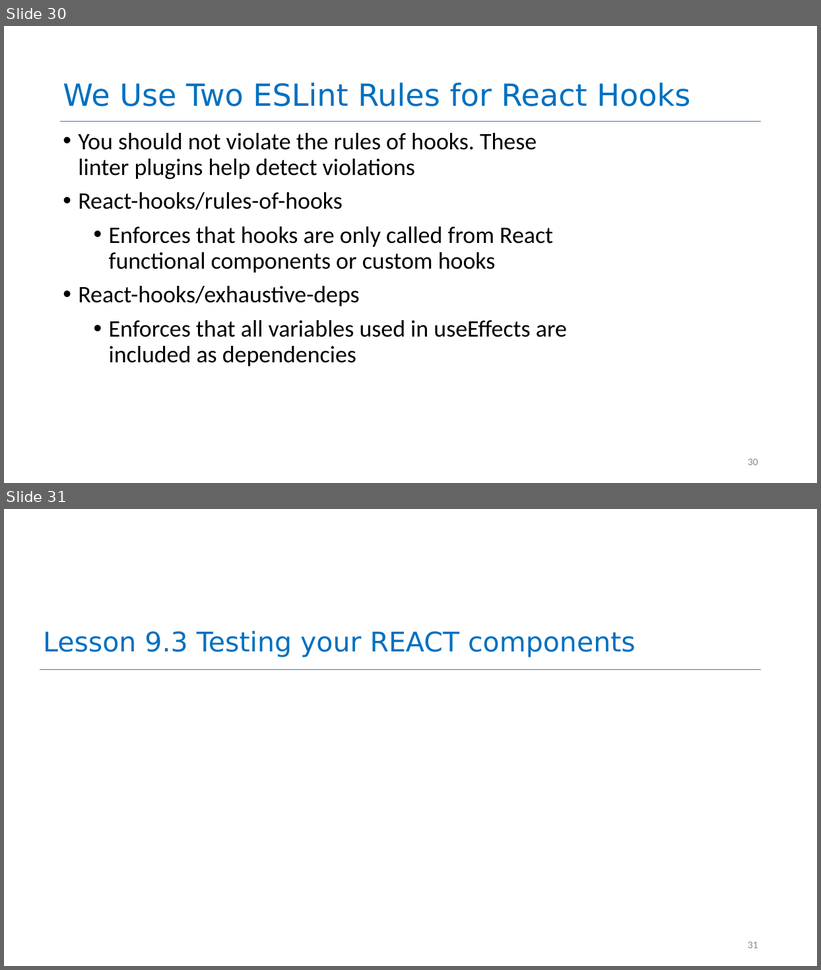
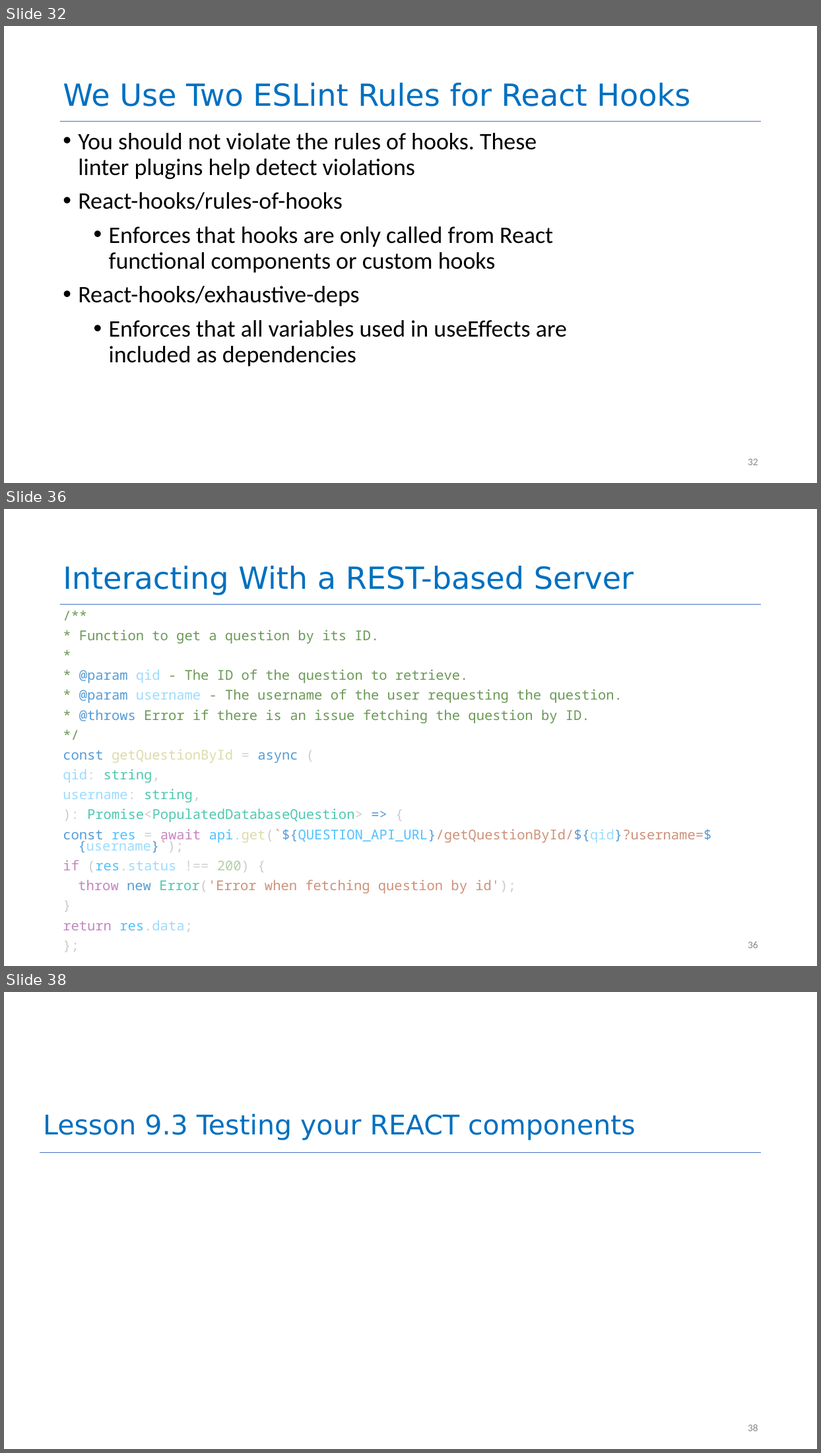
Before and after one commit to yashburshe/CS4530-Fall-2025, a slide deck: Slides/Module 09 React Hooks.pptx. Shown one above the other, each under a label of ours: slides 30 and 31 before the commit, slides 32, 36 and 38 after it; the slides between them are not shown. The pictures are 821x970 and 821x1453 pixels, drawn with LibreOffice and Linux fonts; fonts in the diff are those of the drawing. Boxes give left, top, right and bottom in pixels: in the first picture for what was removed or moved away, otherwise in the second. Text is boxed around its words. In the diff, an @@ line names an element or a change of style, - is before the commit and + after.

```diff
--- a/Slides/Module 09 React Hooks.pptx
+++ b/Slides/Module 09 React Hooks.pptx
@@ slide 36 added at (4,509,817,966), background #FFFFFF; not listed: 1 template element that a slide beside it also shows @@
@@ title added at (63,566,634,595), 36 pt, text #0070C0 @@
+Interacting With a REST-based Server
@@ text added at (63,630,712,933), 16 pt, text #6A9955 @@
+/**
+* Function to get a question by its ID.
+*
+* @param qid - The ID of the question to retrieve.
+* @param username - The username of the user requesting the question.
+* @throws Error if there is an issue fetching the question by ID.
+*/
+const getQuestionById = async (
+qid: string,
+username: string,
+): Promise<PopulatedDatabaseQuestion> => {
+const res = await api.get(`${QUESTION_API_URL}/getQuestionById/${qid}?username=${username}`);
+if (res.status !== 200) {
+throw new Error('Error when fetching question by id');
+}
+return res.data;
+};
@@ page number added at (748,942,758,949), 12 pt, text #888888 @@
+36
@@ what was slide 30 is now slide 32 @@
@@ page number at (748,459,758,466): text changed @@
-30
+32
@@ what was slide 31 is now slide 38 @@
@@ page number at (748,1424,758,1432): text changed @@
-31
+38
```
Also in this commit, not shown: 1 slide changed, 6 other slides added, 2 other files.
